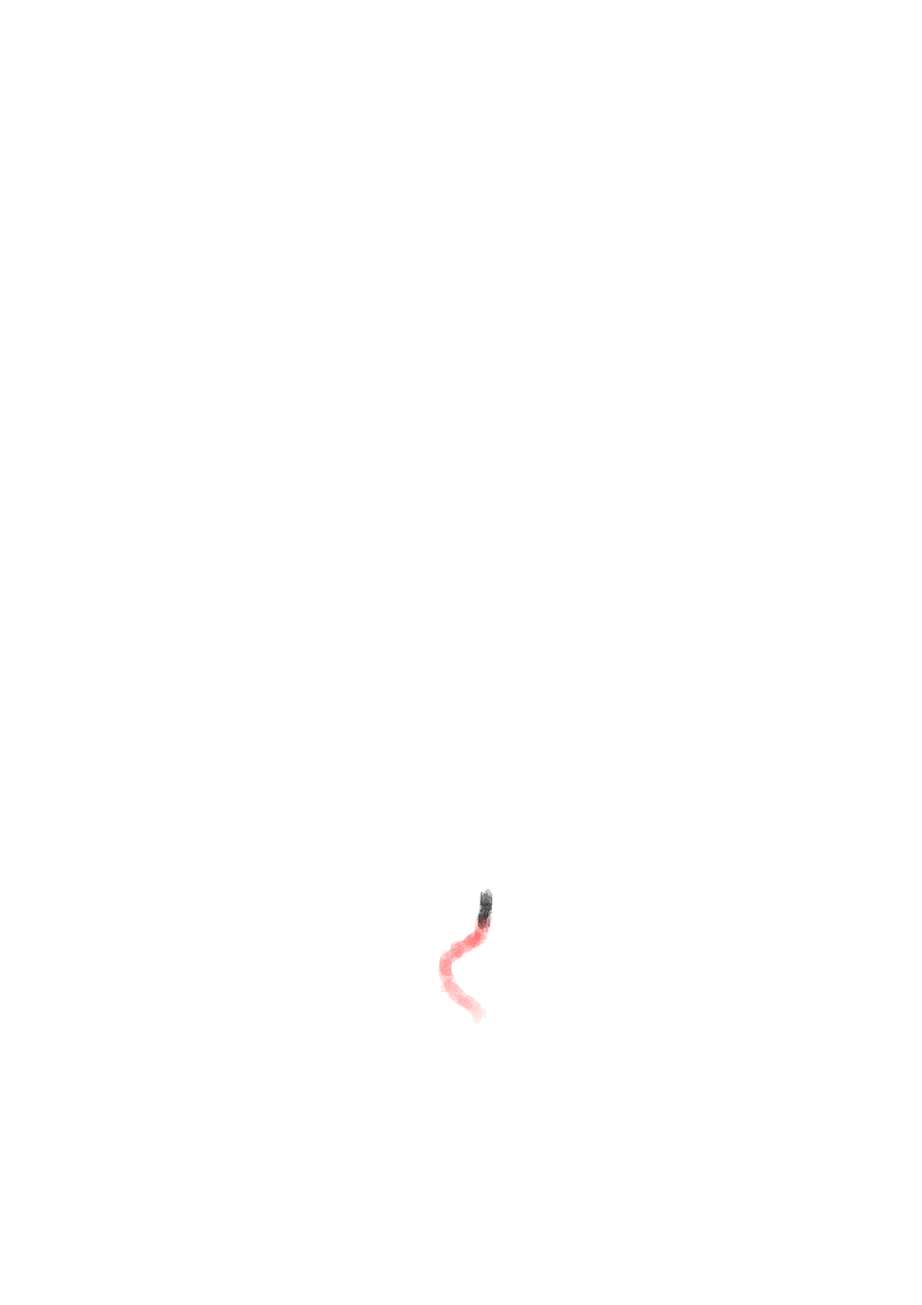
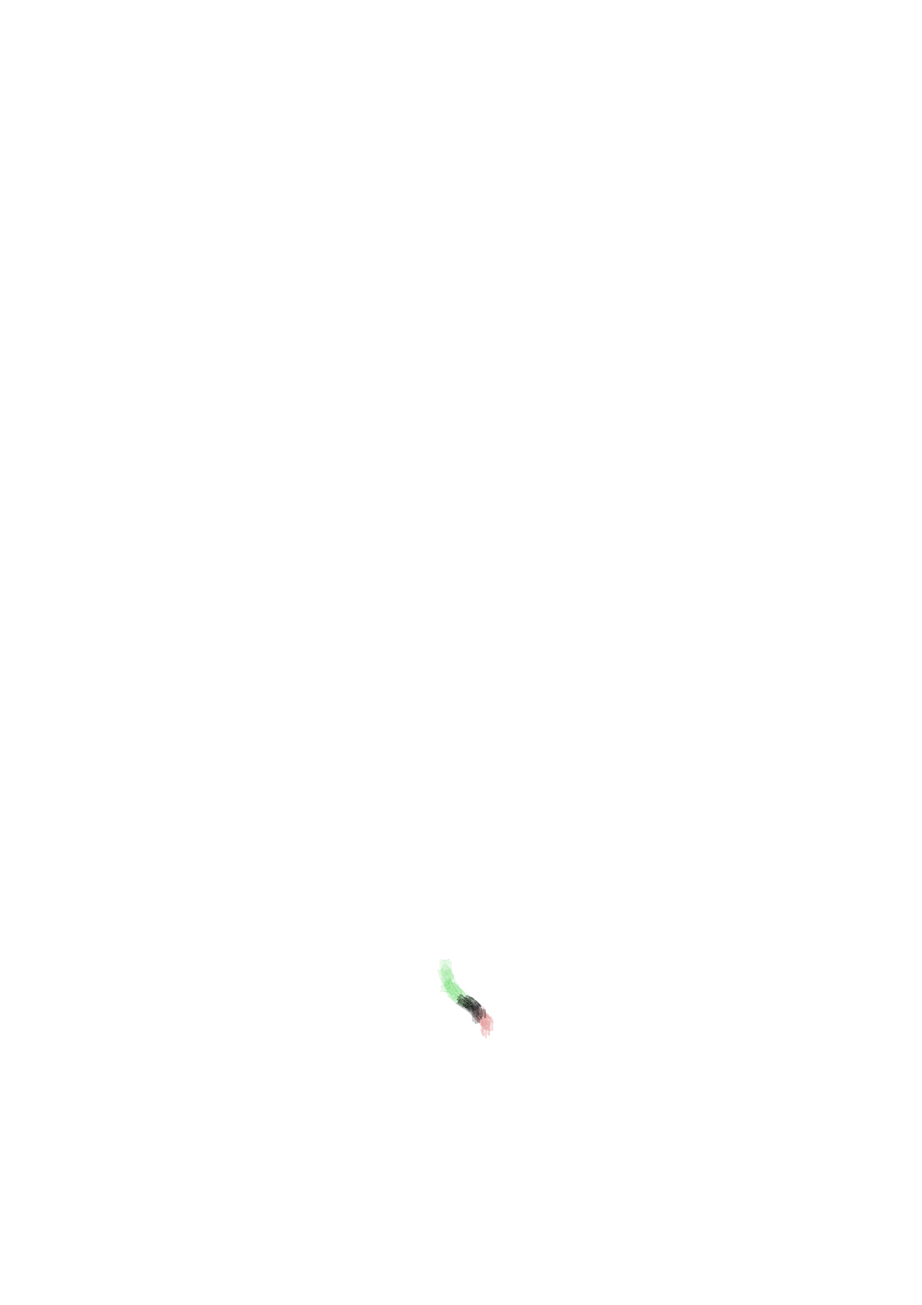
Revision of a layered 922 × 1305 image; what changed, layer by layer:
pixels changed over 437, 888, 496, 1039 (layer not identified)
